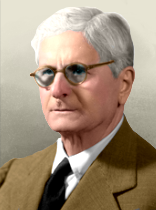
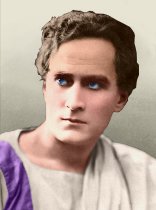
Revision of a layered 156x210 image; what changed, layer by layer:
added layer "Pasted Layer #8" above "Colour copy #10" over [0, 9, 156, 210]
hid "Pasted Layer copy" over [0, 6, 156, 210]
